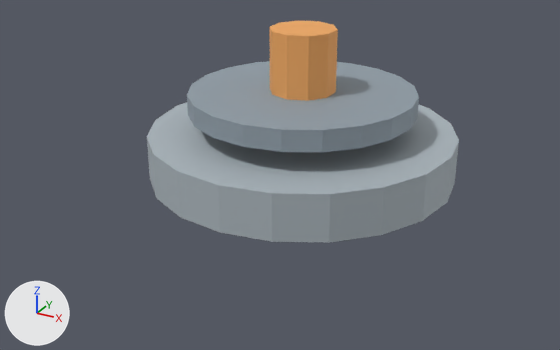
Before and after pictures for a commit that changed the glTF model game/assets/models/dir_superweapon.glb.
The view is the same before and after, from a 50 mm lens placed at (1.63, -3.18, 1.62), pointed at (-0.03, -0.16, 0.11). The lights are fixed; the arrows at lower left show +X, +Y and +Z. The first picture is the older version. Vertices at exactly the same position are counted once.

In view in the first picture: 'dir_superweapon'.
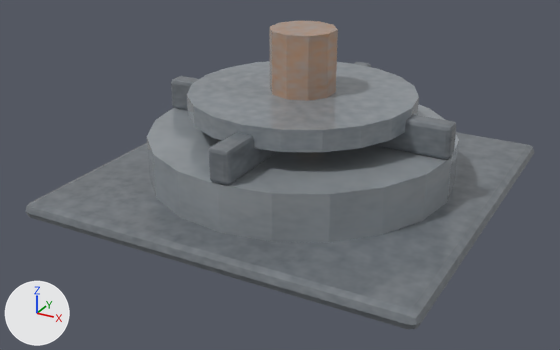
Patch to the scene script:
```diff
--- a/game/assets/models/dir_superweapon.glb.py
+++ b/game/assets/models/dir_superweapon.glb.py
@@ img_dir_superweapon_diff @@
+img_dir_superweapon_diff = load_image('dir_superweapon_diff', '_unpacked/dir_superweapon_diff', 1024, 1024, 'sRGB')
@@ img_dir_superweapon_rough @@
+img_dir_superweapon_rough = load_image('dir_superweapon_rough', '_unpacked/dir_superweapon_rough', 1024, 1024, 'Non-Color')
@@ mat_dir_superweapon_baked @@
+mat_dir_superweapon_baked = bpy.data.materials.new('dir_superweapon_baked')
+# uses the picture img_dir_superweapon_diff
+# uses the picture img_dir_superweapon_rough
@@ me_cube_046 @@
 # used by ob_dir_superweapon; location = (0.0, 0.0, 0.0)
-me_cube_046.from_pydata(...)  # 260 vertices, 496 faces; spans x -0.75..0.75, y -0.75..0.75, z 0.02..0.8
-me_cube_046.materials.append(mat_gundark_0_0)  # grey #737c84
+me_cube_046.from_pydata(...)  # 268 vertices, 512 faces; spans x -0.95..0.95, y -0.95..0.95, z 0.0..0.8
+# me_cube_046 part 1: a new loose piece of 56 vertices spanning x -0.95..0.95, y -0.95..0.95, z 0.0..0.08, in mat_dir_superweapon_baked
+# me_cube_046 part 2: a new loose piece of 56 vertices spanning x -0.05..0.05, y -0.75..0.75, z 0.3..0.46, in mat_dir_superweapon_baked
+# me_cube_046 part 3: a new loose piece of 56 vertices spanning x -0.75..0.75, y -0.05..0.05, z 0.3..0.46, in mat_dir_superweapon_baked
+# me_cube_046 part 4: 76 faces spanning x -0.75..0.75, y -0.75..0.75, z 0.08..0.3 switch from mat_plate_0_0 (light grey #b1bcc2) to mat_dir_superweapon_baked
+# me_cube_046 part 5: 76 faces spanning x -0.55..0.55, y -0.55..0.55, z 0.4..0.5 switch from mat_gun_0_0 (grey #95a2ac) to mat_dir_superweapon_baked
+# me_cube_046 part 6: 36 faces spanning x -0.15..0.15, y -0.16..0.16, z 0.3..0.8 switch from mat_orange_0_0 (orange #f5ad65) to mat_dir_superweapon_baked
+# other edits to the shape of me_cube_046 do not show in these pictures
```

Where the change shows, as pixel boxes [x1, y1, x2, y2] in the pictures (560 x 350 px):
'dir_superweapon', reshaped (63% wider, 39% taller)
    before: [147, 21, 459, 243]
    after: [26, 21, 534, 329]
part 1 of me_cube_046, added
    after: [26, 132, 534, 329]
part 2 of me_cube_046, added
    after: [209, 62, 371, 185]
part 3 of me_cube_046, added
    after: [171, 76, 456, 159]
part 4 of me_cube_046, recoloured (darker)
    both: [147, 105, 459, 243]
part 5 of me_cube_046, recoloured
    both: [187, 61, 419, 152]
part 6 of me_cube_046, recoloured (orange to brown)
    both: [269, 21, 338, 101]
